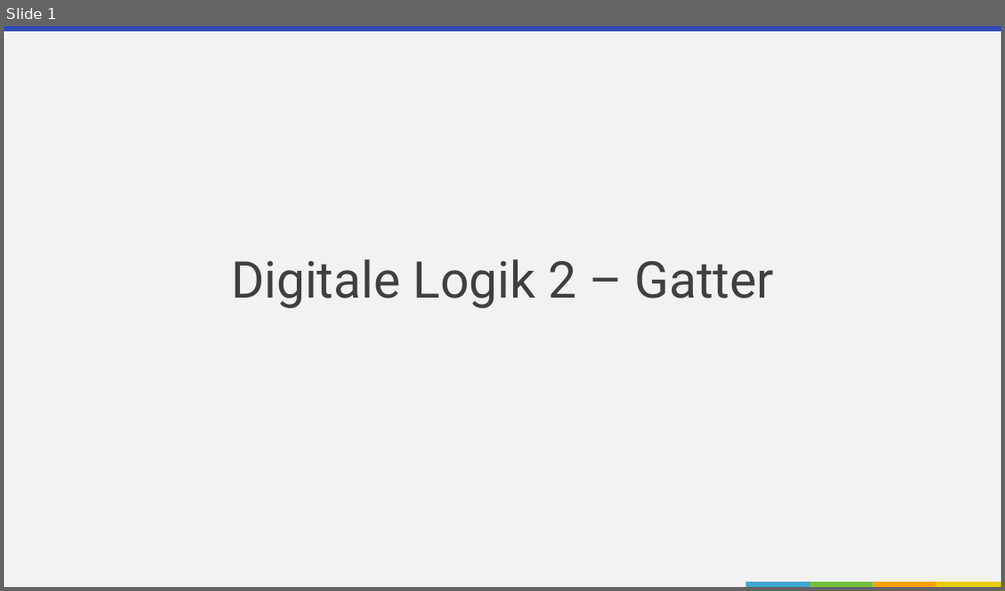
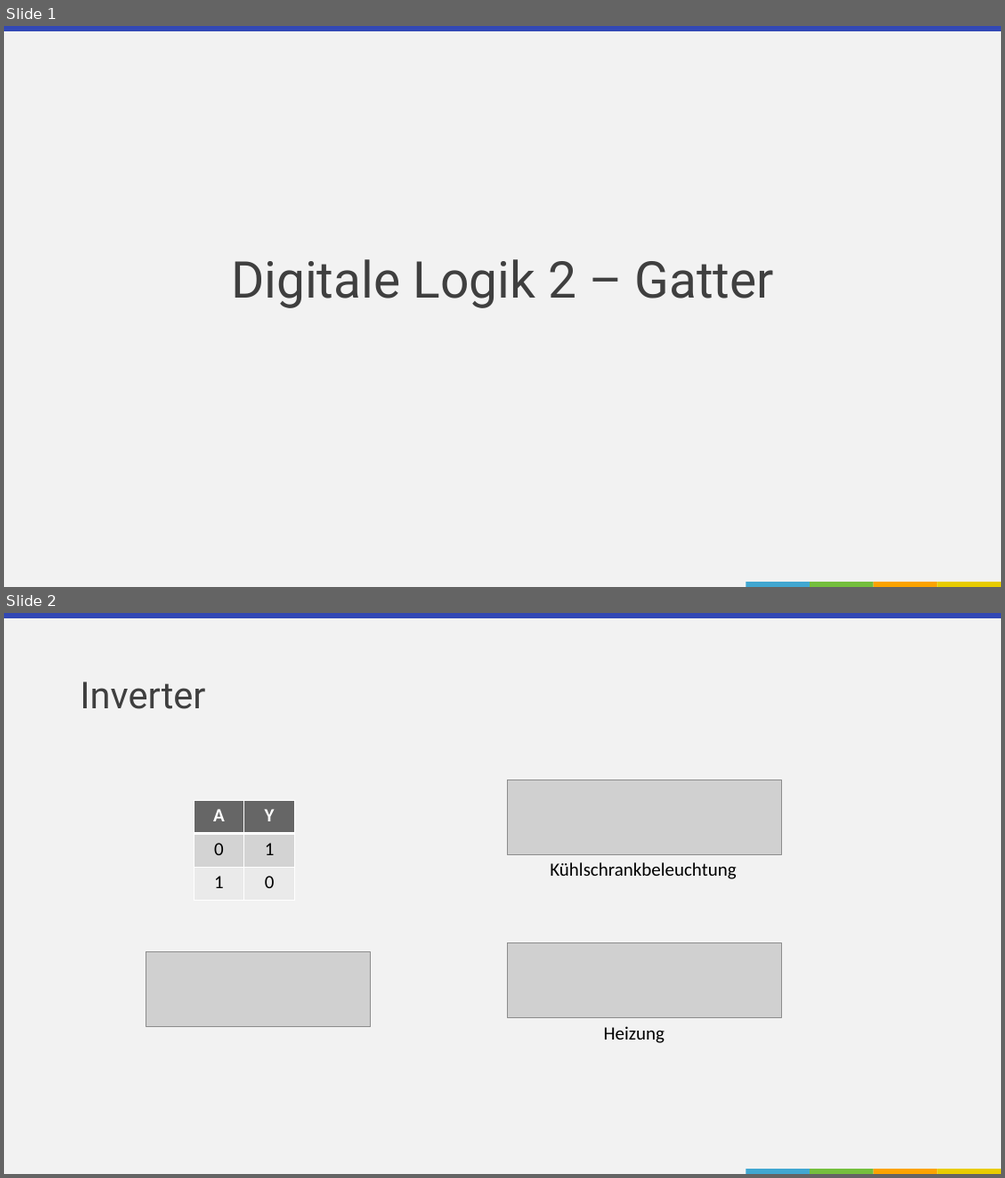
Before and after one commit to r0the/rothe.io-computer, a slide deck: teaching/3-2-digitale-logik-gatter.pptx. Shown one above the other, each under a label of ours: slide 1 before the commit, slides 1 and 2 after it. The pictures are 1005x591 and 1005x1178 pixels, drawn with LibreOffice and Linux fonts; fonts in the diff are those of the drawing; grey boxes stand for pictures; background and template pictures are left out. Boxes give left, top, right and bottom in pixels: in the first picture for what was removed or moved away, otherwise in the second. Text is boxed around its words. In the diff, an @@ line names an element or a change of style, - is before the commit and + after.

```diff
--- a/teaching/3-2-digitale-logik-gatter.pptx
+++ b/teaching/3-2-digitale-logik-gatter.pptx
@@ slide 2 added at box(4, 613, 1001, 1174), background #F2F2F2; not listed: 5 template elements that a slide beside it also shows @@
@@ title added at box(80, 682, 205, 709), 35.8 pt, text #3F3F3F @@
+Inverter
@@ picture added at box(507, 779, 782, 854) @@
@@ table added at box(194, 800, 296, 900), 3 rows, 2 columns @@
+A | Y
+0 | 1
+1 | 0
@@ text added at box(550, 862, 736, 879), 18 pt, text #000000 @@
+Kühlschrankbeleuchtung
@@ picture added at box(146, 952, 371, 1027) @@
@@ picture added at box(507, 943, 782, 1018) @@
@@ text added at box(604, 1026, 664, 1043), 18 pt, text #000000 @@
+Heizung
```
Also in this commit, not shown: 2 slides changed, 2 other slides added, 1 slide removed, 3 other files.
